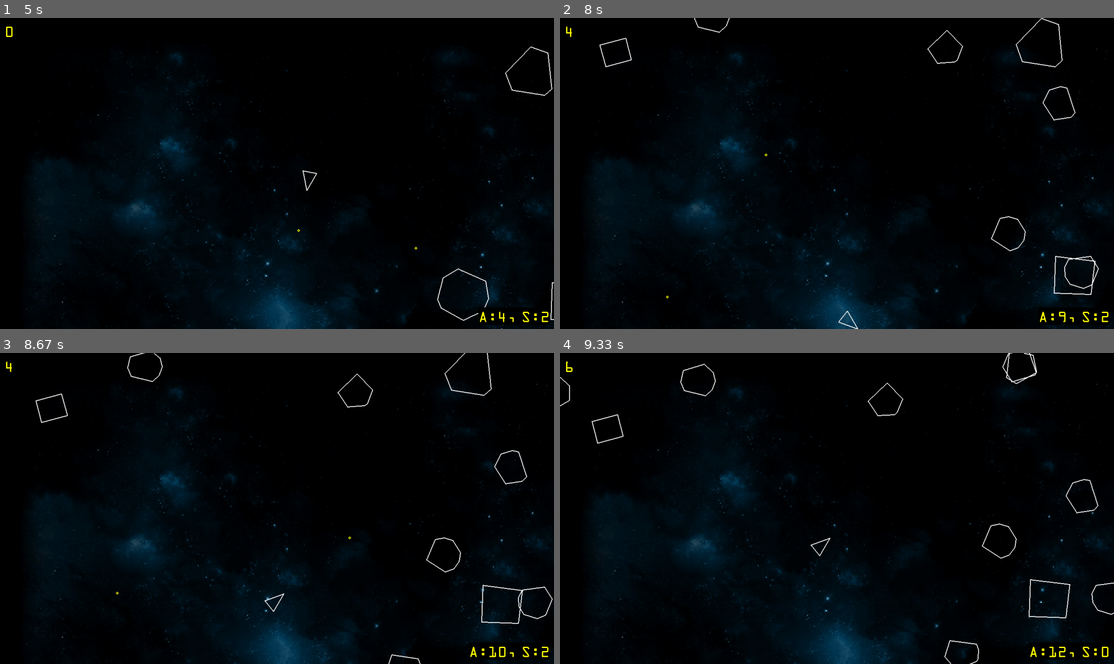
Above: before the commit, frames 1-4 (two rows, left to right).
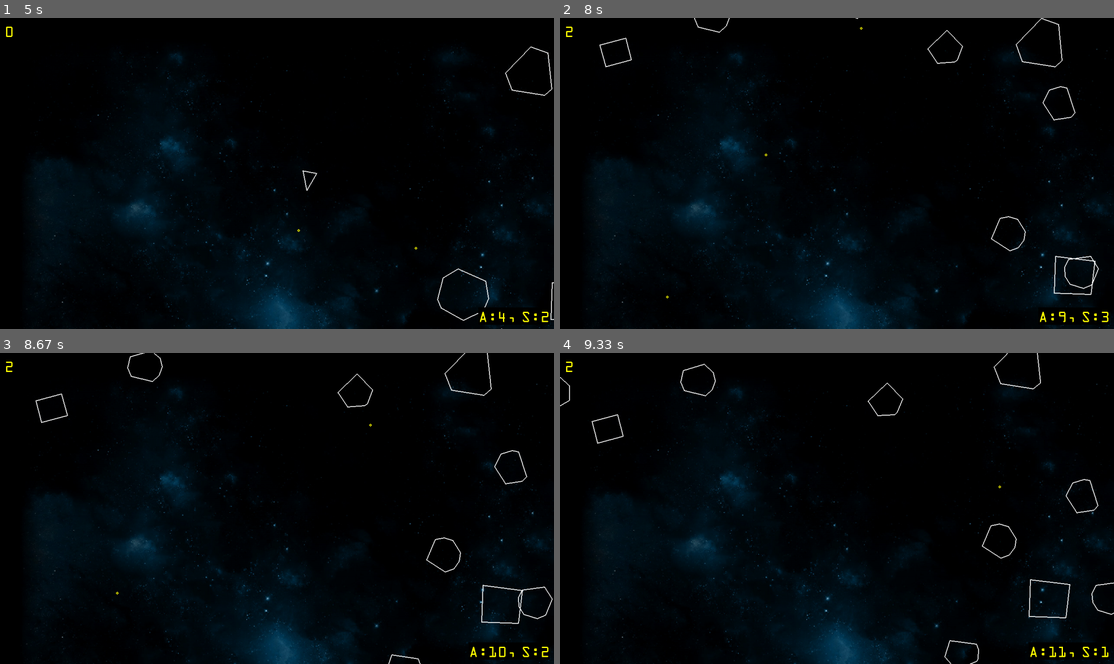
Above: after the commit, the same moments.

Repository: paulhunter/pygame-asteroids
Game: pygame game, started from main.py
Same seed, same stepped clock (60 frames per second), same inputs: the game is played once before the commit and once after it.
Inputs:
- Up to frame 1 (5 s): click "Start" at 0.38 s; tap Space at 0.67, 1.07, 1.37, 1.57, 1.9, 2.2, 2.4, 2.7, 2.97, 3.3, 3.6, 3.73, 4.13, 4.43, 4.8 s; hold Right 1-1.47 s; hold Up 1.5-1.8 s; hold Right 1.83-2.3 s; hold Left 2.33-2.87 s; hold Down 2.9-3.2 s; hold Left 3.23-3.63 s; hold Up 3.67-4.03 s; hold Right 4.07-4.7 s; hold Down from 4.73 s (still down)
- Up to frame 2 (8 s): release Down at 5.1 s; hold Left 5.13-5.6 s; tap Space at 5.2, 5.5, 5.7, 6, 6.2, 6.53, 6.83, 7.03, 7.33, 7.6, 7.93 s; hold Right 5.63-6.1 s; hold Up 6.13-6.43 s; hold Right 6.47-6.93 s; hold Left 6.97-7.5 s; hold Down 7.53-7.83 s; hold Left from 7.87 s (still down)
- Up to frame 3 (8.67 s): tap Space at 8.23 s; release Left at 8.27 s
- Up to frame 4 (9.33 s): no input

Frame 1 is identical in both runs. In frame 2, less than 0.1% of the frame differs, in the area x 1-99%, y 0-100%; in frame 3, less than 0.1%; in frame 4, 0.3%, in the area x 1-99%, y 0-98%.

Commit message:
WIP player modifiers, modifier spawn, scoring tweaks

Diff:
--- a/asteroidfield.py
+++ b/asteroidfield.py
@@ -67,6 +67,15 @@
         asteroid.velocity = velocity
 
 
+    def generateSpawn(self):
+        edge = random.choice(self.edges)
+        speed = random.randint(40,100)
+        velocity = edge[0] * speed
+        velocity = velocity.rotate(random.randint(-30, 30))
+        position = edge[1](random.uniform(0,1))
+        return (position, velocity)
+
+
     def update(self, dt):
         self.spawn_timer += dt
 
@@ -74,11 +83,7 @@
             self.spawn_timer = 0
 
             # spawn a new asteroid out of view at a random edge
-            edge = random.choice(self.edges)
-            speed = random.randint(40,100)
-            velocity = edge[0] * speed
-            velocity = velocity.rotate(random.randint(-30, 30))
-            position = edge[1](random.uniform(0,1))
+            position, velocity = self.generateSpawn()
             kind = random.randint(1, ASTEROID_KINDS)
             self.spawn(ASTEROID_MIN_RADIUS * kind, position, velocity)
             self.spawn_count += 1
--- a/constants.py
+++ b/constants.py
@@ -14,3 +14,5 @@
 PLAYER_SHOOT_COOLDOWN = 0.3 # seconds
 
 SHOT_RADIUS = 3 # pixels
+
+MODIFIER_RADIUS = 20 # pixels
--- a/main.py
+++ b/main.py
@@ -26,6 +26,7 @@
 from shot import Shot
 from asteroid import Asteroid
 from asteroidfield import AsteroidField
+from weaponmodifier import WeaponModifier
 from button import Button
 
 def click_start(state):
@@ -77,6 +78,8 @@
     state.asteroids = pygame.sprite.Group()
     # all player shots
     state.shots = pygame.sprite.Group()
+    # all player modifiers
+    state.modifiers = pygame.sprite.Group()
 
     # Time Delta
     dt = 0
@@ -88,6 +91,7 @@
     Shot.containers = (state.updatable, state.drawable, state.shots)
     Asteroid.containers = (state.updatable, state.drawable, state.asteroids)
     AsteroidField.containers = (state.updatable)
+    WeaponModifier.containers = (state.updatable, state.drawable, state.modifiers)
 
     # Create the player at the middle of the screen
     state.player = None
@@ -104,6 +108,12 @@
 
     quit_button = Button(50, 590, 260, 80, "Quit")
     quit_button.onClick = lambda: click_quit(state)
+
+
+    # Modifier Spawn Paramters
+    modifier_spawn_threshold = 20
+    next_modifier_spawn = modifier_spawn_threshold
+
 
     # Game Loop
     while True:
@@ -123,15 +133,25 @@
         quit_button.update(dt, events)
 
         for a in state.asteroids:
-            if state.player and state.player.collideAsteroid(a):
+            if state.player and state.player.collideCircle(a):
                 print("GAME OVER")
                 return
 
             for s in state.shots:
                 if a.circle_collision(s):
                     s.player.scoreOnAsteroidKill(a)
+                    if (s.player.score > next_modifier_spawn):
+                        next_modifier_spawn += modifier_spawn_threshold
+                        p,v = state.field.generateSpawn()
+                        wmod = WeaponModifier(p.x, p.y)
+                        wmod.velocity = v
                     a.split()
                     s.kill()
+
+        for m in state.modifiers:
+            if state.player and state.player.collideCircle(m):
+                state.player.shot_interval_modifier *= m.shot_interval_modifier
+                m.kill()
 
         # Refresh the canvas
         screen.blit(bg, (0,0))
--- a/player.py
+++ b/player.py
@@ -29,9 +29,8 @@
         self.shotCooldown = 0
         self.score = 0
         super().__init__(x, y, PLAYER_RADIUS)
-        self.__a = self.forward() * PLAYER_RADIUS
-        self.__b = self.forward()
 
+        self.shot_interval_modifier = 1.0
 
     def forward(self):
         # y-axis is negative going up, positive going down
@@ -45,8 +44,8 @@
         left = forward.rotate(220)
 
         a = self.position + forward
-        b = self.position + right # - (forward * self.radius) - pygame.Vector(-right.x
-        c = self.position + left # - (forward * self.radius) + right
+        b = self.position + right
+        c = self.position + left
         return [a, b, c]
 
 
@@ -68,7 +67,7 @@
         s.velocity = (self.forward() * PLAYER_SHOOT_SPEED) + self.velocity
 
 
-    def collideAsteroid(self, asteroid):
+    def collideCircle(self, asteroid):
         a,b,c = self.triangle()
         if circleLineSegmentCollision(asteroid.position, asteroid.radius, a, b):
             return True
@@ -81,7 +80,7 @@
 
 
     def scoreOnAsteroidKill(self, asteroid):
-        self.score += int(120 / asteroid.radius)
+        self.score += int(60 / asteroid.radius)
 
 
 # circleshape overrides
@@ -111,6 +110,8 @@
         newPos = self.position + (self.velocity * dt);
         # Bound the player to the screen
         # Wrap around if they have traveled too far
+        # DISABLE FOR NOW - REVISIT LATER
+        '''
         if (newPos.x < 0):
             newPos.update(newPos.x + SCREEN_WIDTH, newPos.y)
         if (newPos.x > SCREEN_WIDTH):
@@ -119,6 +120,7 @@
             newPos.update(newPos.x, newPos.y + SCREEN_HEIGHT)
         if (newPos.y > SCREEN_HEIGHT):
             newPos.update(newPos.x, newPos.y - SCREEN_HEIGHT)
+        '''
 
         self.position = newPos;
 
@@ -126,5 +128,5 @@
         if self.shotCooldown > 0:
             self.shotCooldown -= dt
         elif keys[pygame.K_SPACE]:
-            self.shotCooldown = PLAYER_SHOOT_COOLDOWN
+            self.shotCooldown = PLAYER_SHOOT_COOLDOWN * self.shot_interval_modifier
             self.shoot()
--- /dev/null
+++ b/weaponmodifier.py
@@ -0,0 +1,49 @@
+import pygame
+
+from constants import MODIFIER_RADIUS \
+                    , SCREEN_WIDTH \
+                    , SCREEN_HEIGHT
+from circleshape import CircleShape
+
+class WeaponModifier(CircleShape):
+    containers = None
+
+    def __init__(self, x, y):
+        super().__init__(x, y, MODIFIER_RADIUS)
+
+        self.shot_interval_modifier = 0.9
+
+    def draw(self, screen):
+        pygame.draw.circle(screen, "yellow", self.position, self.radius, 2)
+        pygame.draw.circle(screen,
+                            "yellow",
+                            self.position - ((self.radius / 2) * pygame.Vector2(-1,0)),
+                            2,
+                            2)
+        pygame.draw.circle(screen,
+                            "yellow",
+                            self.position,
+                            2,
+                            2)
+        pygame.draw.circle(screen,
+                            "yellow",
+                            self.position - ((self.radius / 2) * pygame.Vector2(1,0)),
+                            2,
+                            2)
+
+    def update(self, dt):
+        newPos = self.position + (self.velocity * dt)
+
+        # TODO - Copy Pasta - Refactor
+        # check if the asteroid has traveled off screen, and if so, remove it
+        b = 10 * self.radius # buffer
+        if (newPos.x - b > SCREEN_WIDTH):
+            self.kill()
+        elif (newPos.x + b < 0):
+            self.kill()
+        elif (newPos.y - b > SCREEN_HEIGHT):
+            self.kill()
+        elif (newPos.y + b < 0):
+            self.kill()
+
+        self.position = newPos
